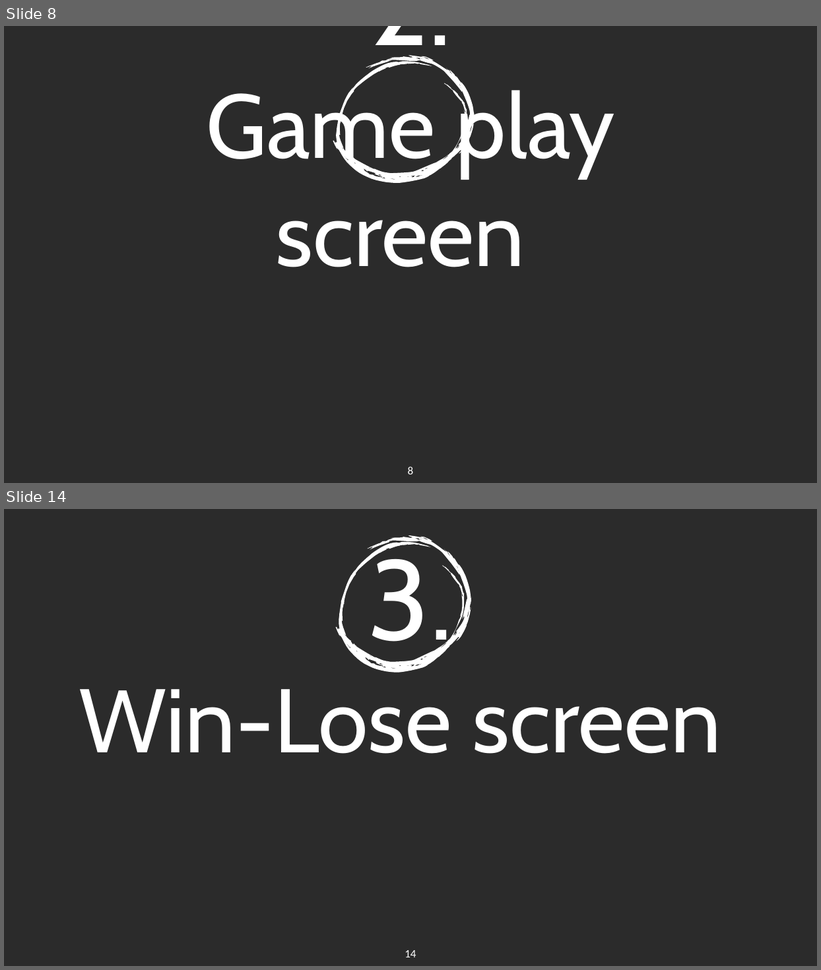
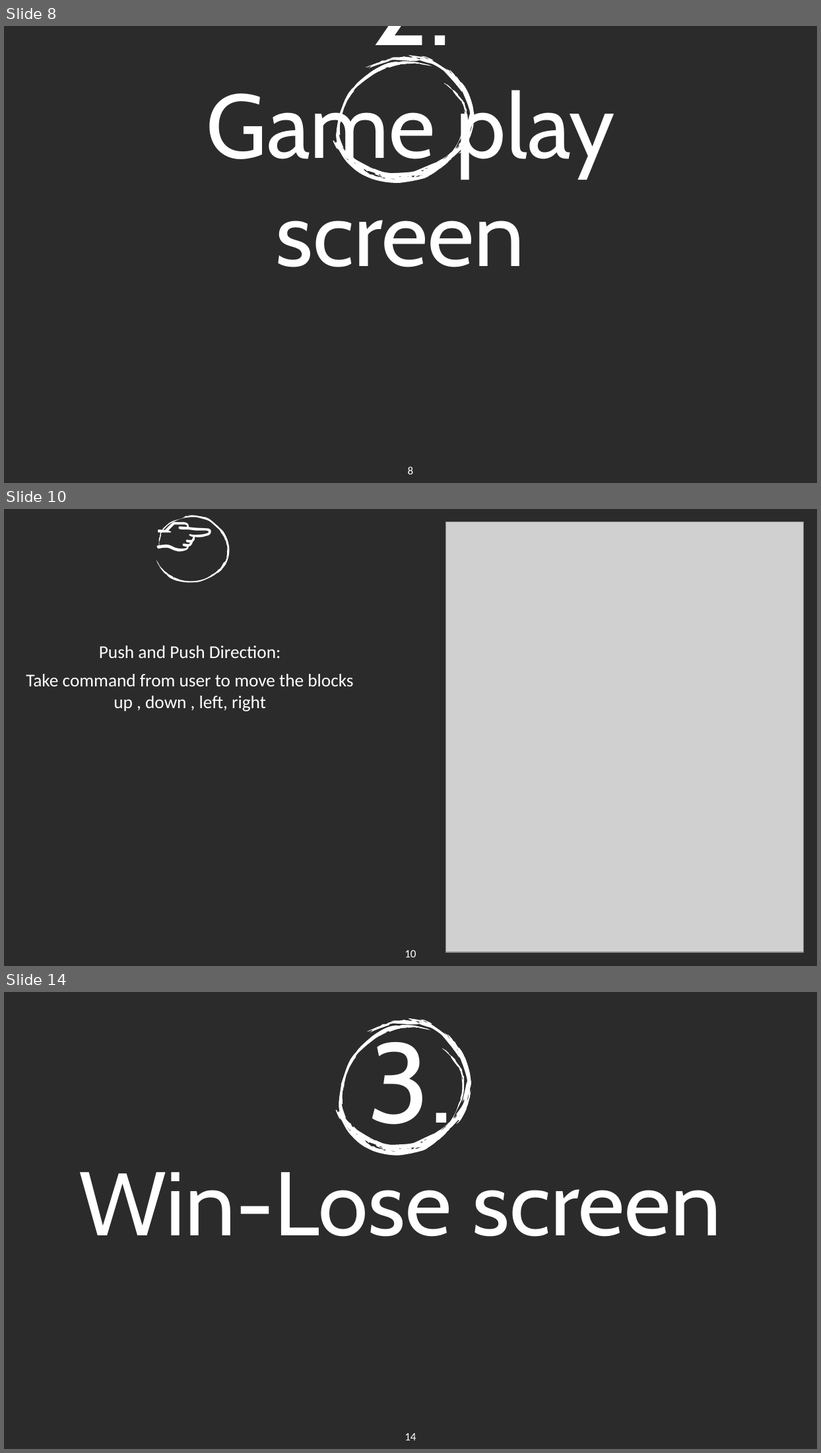
Before and after one commit to serema12/2048-Game, a slide deck: DSA_Presentation.pptx. Shown one above the other, each under a label of ours: slides 8 and 14 before the commit, slides 8, 10 and 14 after it; the slides between them are not shown. The pictures are 821x970 and 821x1453 pixels, drawn with LibreOffice and Linux fonts; fonts in the diff are those of the drawing; grey boxes stand for pictures; background and template pictures are left out; a plain dark background stands for a picture behind light text. Boxes give left, top, right and bottom in pixels: in the first picture for what was removed or moved away, otherwise in the second. Text is boxed around its words. In the diff, an @@ line names an element or a change of style, - is before the commit and + after.

```diff
--- a/DSA_Presentation.pptx
+++ b/DSA_Presentation.pptx
@@ slide 10 added at (x1=4, y1=509, x2=817, y2=966), background picture (left out) @@
@@ freeform shape added at (x1=142, y1=509, x2=242, y2=599), fill #FFFFFF @@
@@ text added at (x1=152, y1=512, x2=228, y2=586), 50 pt, text #FFFFFF @@
+👆
@@ picture added at (x1=446, y1=522, x2=803, y2=952) @@
@@ text added at (x1=26, y1=646, x2=353, y2=712), 16 pt, text #FFFFFF @@
+Push and Push Direction:
+Take command from user to move the blocks up , down , left, right
@@ page number added at (x1=405, y1=951, x2=416, y2=958), 10 pt, text #FFFFFF @@
+10
```
Also in this commit, not shown: 4 slides changed, 1 slide removed.
